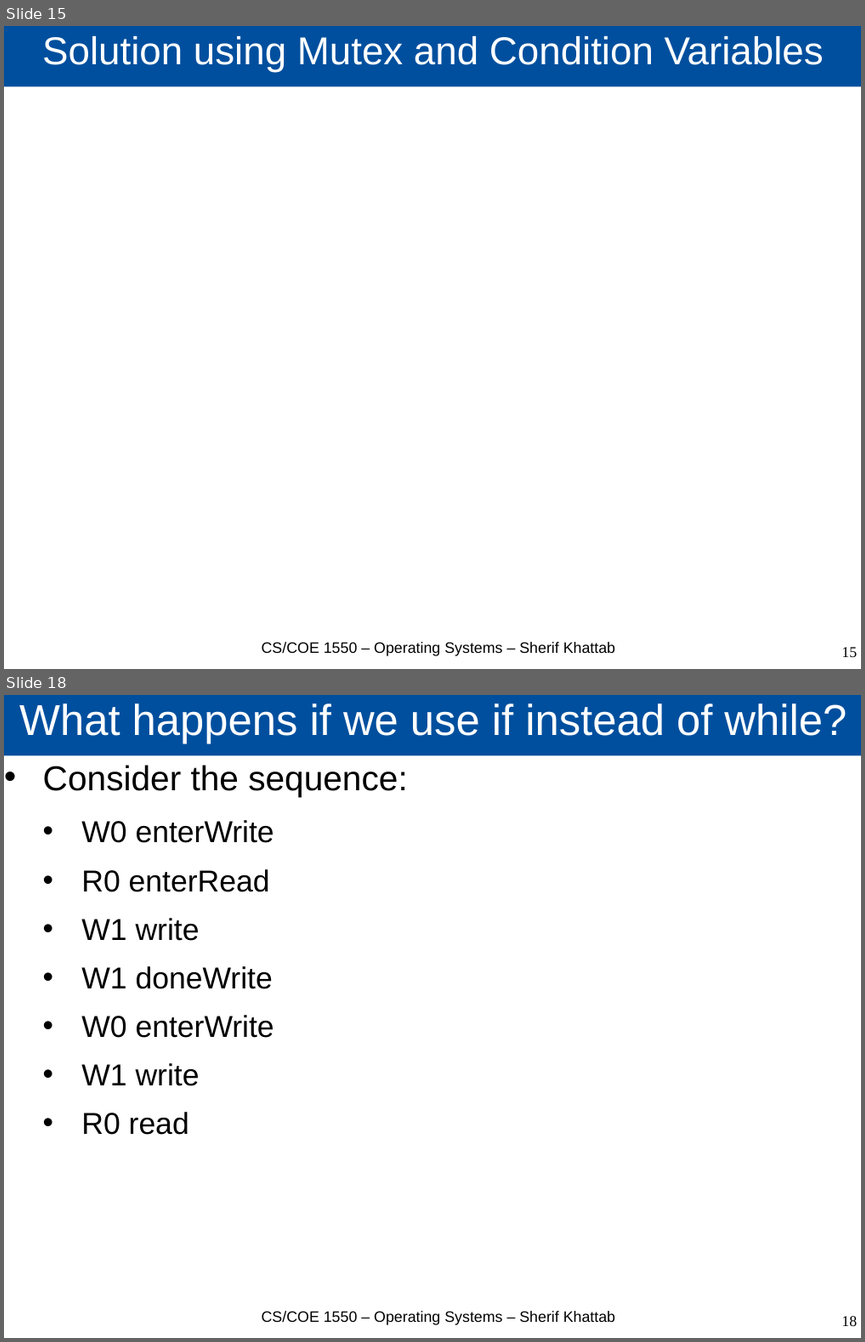
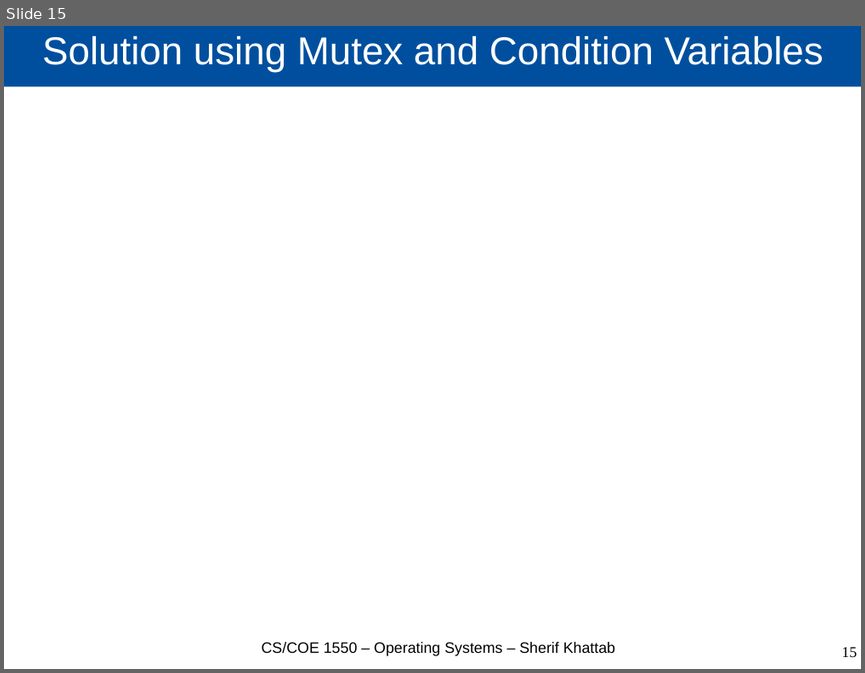
Before and after one commit to cs1550-2224/cs1550-code-handouts, a slide deck: DraftSlides/Lecture8.pptx. Shown one above the other, each under a label of ours: slides 15 and 18 before the commit, slide 15 after it; the slides between them are not shown. The pictures are 865x1342 and 865x673 pixels, drawn with LibreOffice and Linux fonts; fonts in the diff are those of the drawing. Boxes give left, top, right and bottom in pixels: in the first picture for what was removed or moved away, otherwise in the second. Text is boxed around its words. In the diff, an @@ line names an element or a change of style, - is before the commit and + after.

```diff
--- a/DraftSlides/Lecture8.pptx
+++ b/DraftSlides/Lecture8.pptx
@@ slide 18 removed at (x1=4, y1=695, x2=861, y2=1338), background #FFFFFF @@
@@ title removed at (x1=4, y1=695, x2=861, y2=756) @@
-What happens if we use if instead of while?
@@ text removed at (x1=43, y1=765, x2=407, y2=1134) @@
-• Consider the sequence:
-  • W0 enterWrite
-  • R0 enterRead
-  • W1 write
-  • W1 doneWrite
-  • W0 enterWrite
-  • W1 write
-  • R0 read
@@ text removed at (x1=262, y1=1310, x2=615, y2=1325) @@
-CS/COE 1550 – Operating Systems – Sherif Khattab
@@ page number removed at (x1=841, y1=1315, x2=857, y2=1326) @@
-18
```
Also in this commit, not shown: 1 slide changed, 2 other slides removed, 3 other files.
